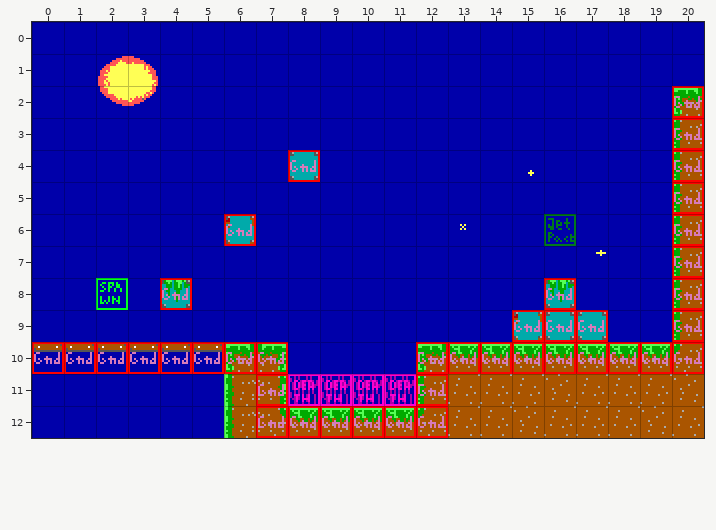
Tiled map, stored at levels/0D04.tmx. That is the earlier state.
Cells are 16x16 px. Shown: x 0..20, y 0..12.
The result:
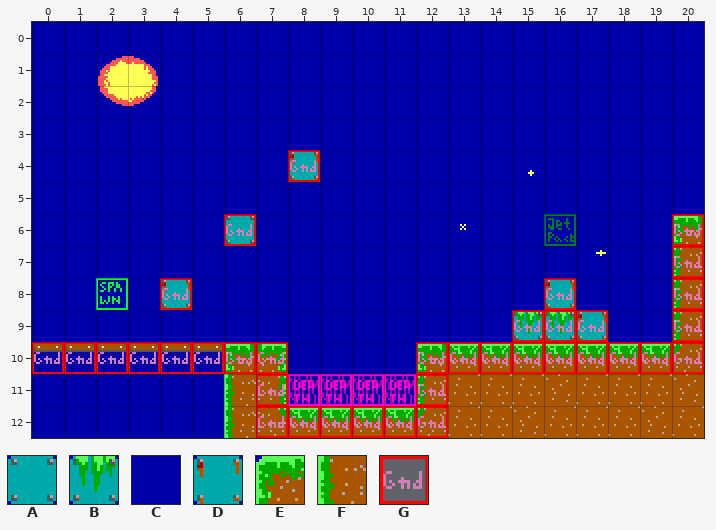
Key: from "Tileset": A 40, B 41, C 44, D 60, E 81, F 101; from "obj_layer": G 1.
_ is an empty cell.
Diff:
Layer "bg":
y 2: x 20 E -> C
y 3: x 20 F -> C
y 4: x 8 A -> D; x 20 F -> C
y 5: x 20 F -> C
y 6: x 6 D -> A; x 20 F -> E
y 8: x 4 B -> D; x 16 B -> D
y 9: x 15..17 DAA -> BBD
Layer "col":
y 2..5: x 20 G -> _
Where, in picture pixels (left, top, right, bottom), the same in both pictures:
changed: (672, 86, 704, 244)
changed: (290, 154, 318, 180)
changed: (226, 218, 254, 244)
changed: (162, 280, 190, 308)
changed: (514, 280, 606, 340)
